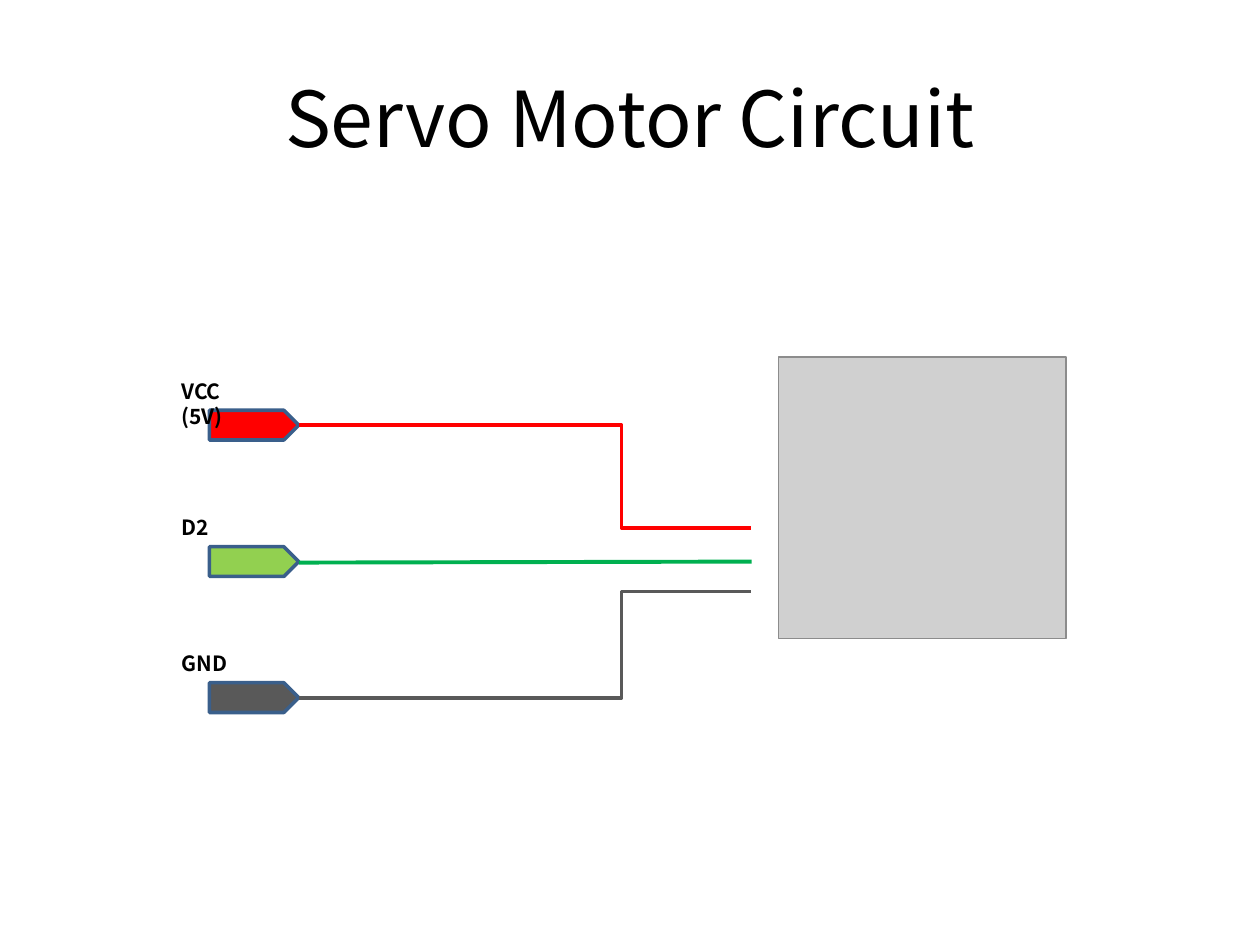
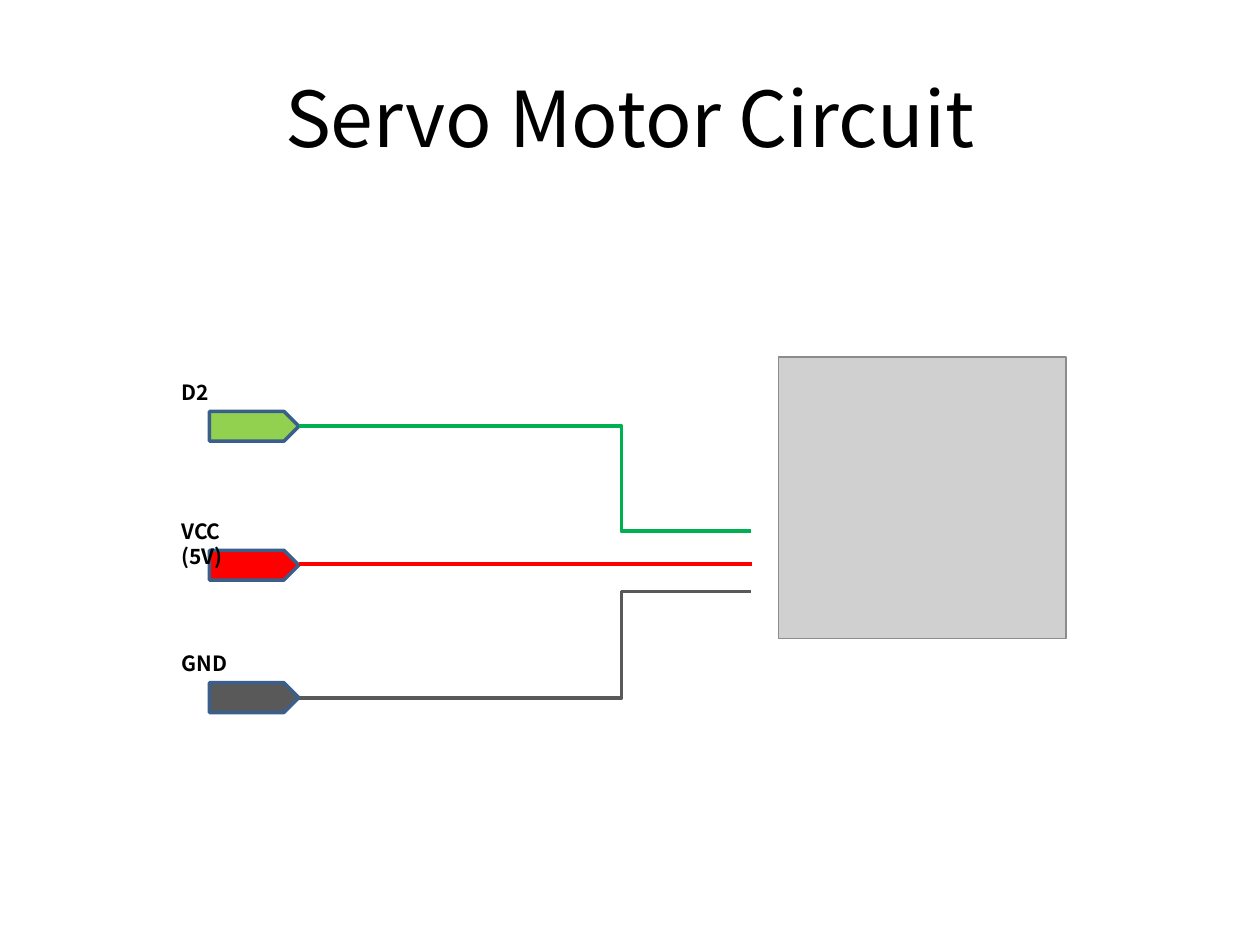
Before and after one commit to ojh6t3k/SmartMaker, a slide deck: slide 14 of Assets/SmartMaker/Circuits.pptx. Drawn at 1260x945 pixels with LibreOffice and Linux fonts; fonts in the diff are those of the drawing; grey boxes stand for pictures. Boxes give left, top, right and bottom in pixels: in the first picture for what was removed or moved away, otherwise in the second. Text is boxed around its words. In the diff, an @@ line names an element or a change of style, - is before the commit and + after.

Commit message:
Circuit 오류 수정
Servo 모터 배선 오류 수정

```diff
--- a/Assets/SmartMaker/Circuits.pptx
+++ b/Assets/SmartMaker/Circuits.pptx
@@ text "D2": place and size @@
-text "D2" at bbox=[181, 519, 208, 535]
+text "D2" at bbox=[181, 384, 208, 400]
@@ pentagon arrow: place and size @@
-pentagon arrow at bbox=[209, 547, 299, 577]
+pentagon arrow at bbox=[209, 412, 299, 442]
@@ elbow line moved from (299, 425) - (751, 528) to (299, 426) - (751, 532) @@
@@ elbow line (299, 426) - (751, 532): stroke #FF0000 2.25 pt to #00B050 2.25 pt @@
@@ text "VCC (5V)": place and size @@
-text "VCC (5V)" at bbox=[181, 383, 222, 429]
+text "VCC (5V)" at bbox=[181, 523, 222, 569]
@@ pentagon arrow: place and size @@
-pentagon arrow at bbox=[209, 411, 299, 441]
+pentagon arrow at bbox=[209, 551, 299, 581]
@@ line (299, 564) - (751, 564): stroke #00B050 2.25 pt to #FF0000 2.25 pt @@
```
Also in this commit, not shown: 1 other file.
